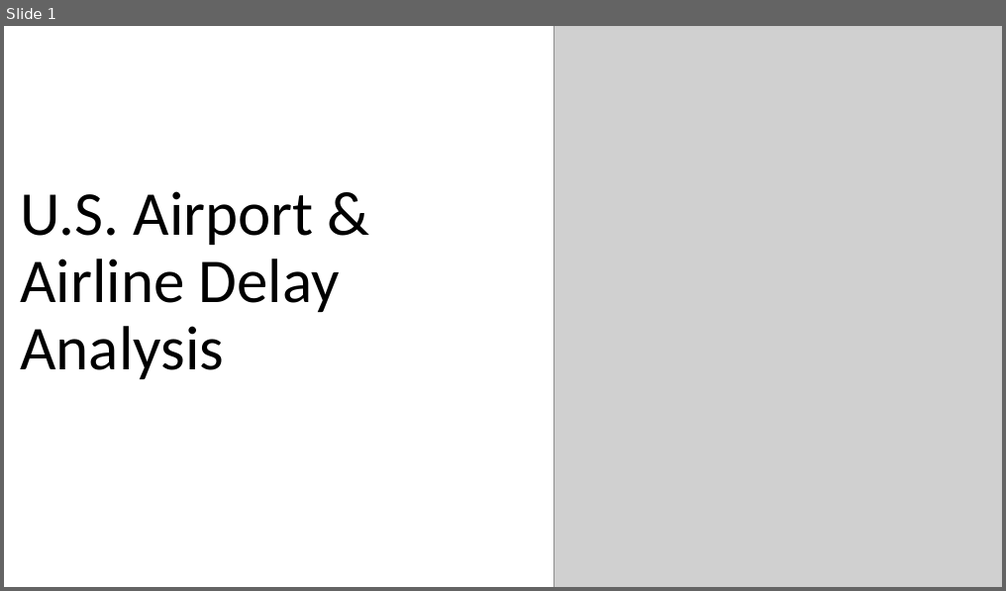
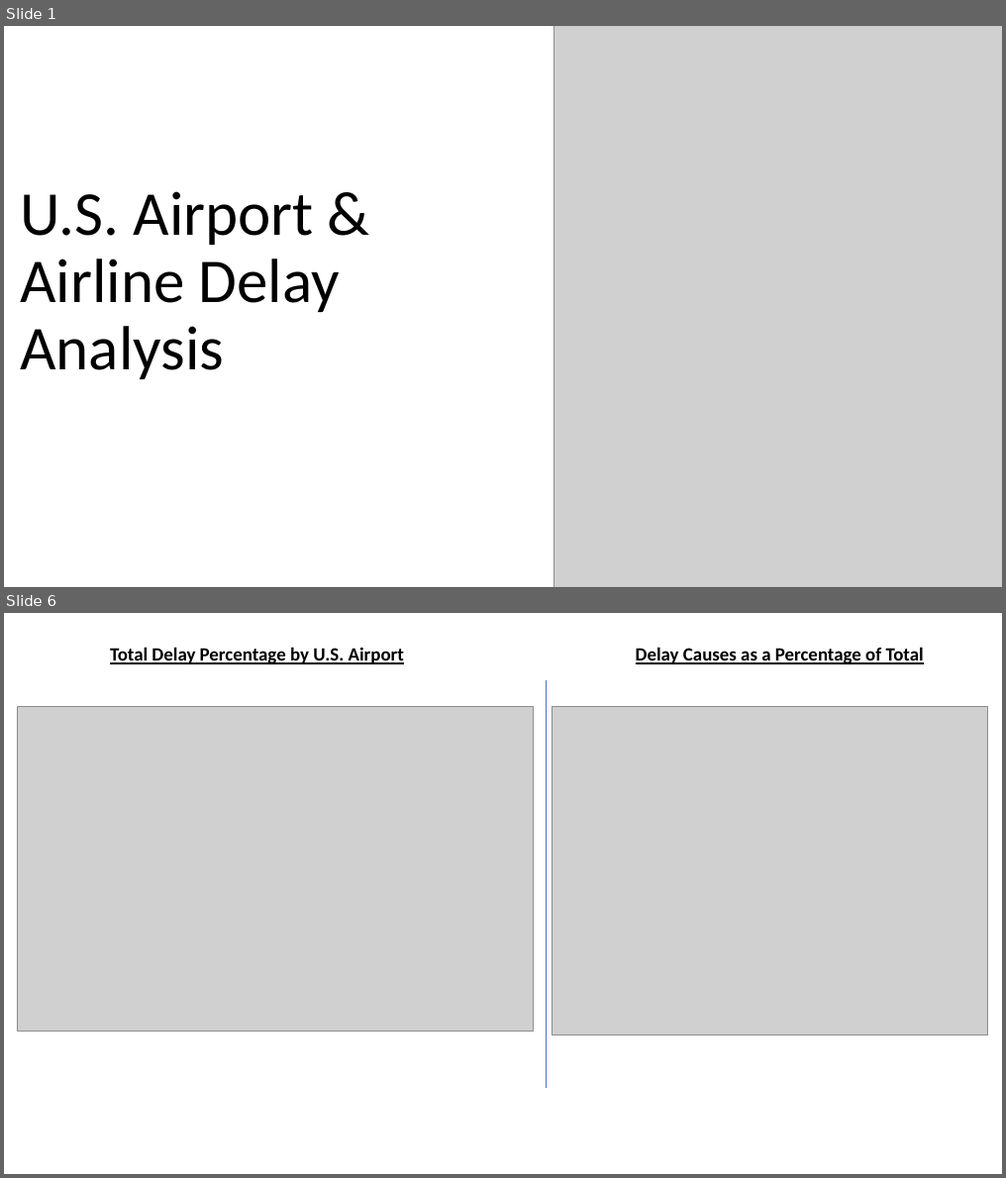
Before and after one commit to bishdj22/Project-1-FlightAnalysis, a slide deck: Project-1-AirportAirlineAnalysis-dec2019.pptx. Shown one above the other, each under a label of ours: slide 1 before the commit, slides 1 and 6 after it; the slides between them are not shown. The pictures are 1006x591 and 1006x1178 pixels, drawn with LibreOffice and Linux fonts; fonts in the diff are those of the drawing; grey boxes stand for pictures. Boxes give left, top, right and bottom in pixels: in the first picture for what was removed or moved away, otherwise in the second. Text is boxed around its words. In the diff, an @@ line names an element or a change of style, - is before the commit and + after.

```diff
--- a/Project-1-AirportAirlineAnalysis-dec2019.pptx
+++ b/Project-1-AirportAirlineAnalysis-dec2019.pptx
@@ slide 6 added at [4, 613, 1002, 1174], background #FFFFFF @@
@@ text added at [110, 647, 404, 664], 18 pt, text #000000, bold, underline @@
+Total Delay Percentage by U.S. Airport
@@ text added at [636, 647, 924, 664], 18 pt, text #000000, bold, underline @@
+Delay Causes as a Percentage of Total
@@ line added from (546, 679) to (546, 1088), #4472C4 0.5 pt @@
@@ picture added at [17, 707, 534, 1032] @@
@@ picture added at [552, 707, 988, 1035] @@
```
Also in this commit, not shown: 2 slides changed, 3 other slides added, 1 slide removed, 5 other files.
